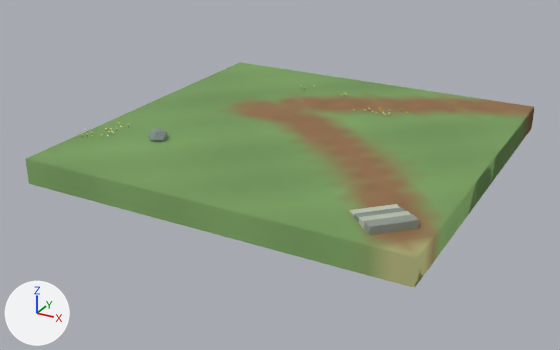
The glTF model client/public/models/chunks/0_0.glb, before and after one commit.
Camera for both pictures: a 50 mm lens placed at (41.6, -67.1, 21.7), pointed at (14.2, -17.1, -3.2). The axes (+X, +Y, +Z) are drawn at lower left. The lights are the same throughout. The older version comes first. Vertices at exactly the same position are counted once.

Objects in the first picture: 'scenery', 'terrain'.
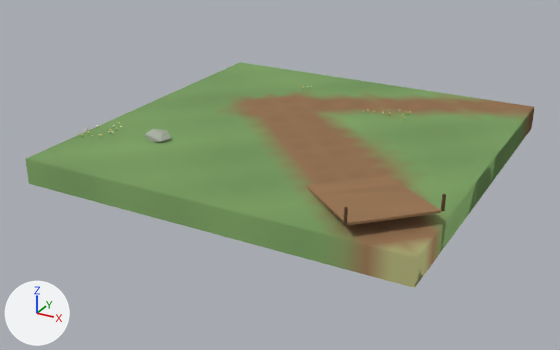
What the commit changed:
me_terrain has 521 vertices, 960 faces and spans x 0.0..30.0, y -30.0..0.0, z -2.0..0.0.
me_terrain is used by ob_terrain; location (0.0, 0.0, 0.0).
me_terrain part 1: 52 faces centred in x 8.0..29.0, y -28.0..-8.0, z 0.0 are repainted in the vertex colours; the middle colour goes from brown #90714d to brown #94704d.
me_terrain part 2: 52 faces centred in x 5.5..30.0, y -30.0..-5.5, z -1.3..0.0 are repainted in the vertex colours; the middle colour goes from green #779b5d to green #828f58.
me_terrain part 3: 28 faces centred in x 11.0..26.5, y -29.0..-14.5, z 0.0 are repainted in the vertex colours; the middle colour goes from green #7b9b5d to brown #936f4c.
me_terrain part 4: 19 faces centred in x 6.5..30.0, y -30.0..-8.0, z -1.3..0.0 are repainted in the vertex colours; the middle colour goes from green #779b5d to brown #92704d.
me_terrain part 5: 27 faces centred in x 7.0..30.0, y -29.0..-7.0, z -1.3..0.0 are repainted in the vertex colours; the middle colour goes from yellow #8b8654 to brown #94704d.
me_scenery is used by ob_scenery; location (0.0, 0.0, 0.0).
me_scenery had 1208 vertices, 1923 faces and spanned x 0.0..30.0, y -30.0..-4.4, z -0.4..0.8.
me_scenery now has 1086 vertices, 1729 faces and spans x 0.0..30.1, y -30.1..-4.7, z -0.2..2.0.
me_scenery part 6: the loose piece of 8 vertices spanning x 26.0..28.9, y -28.9..-26.0, z 0.0..0.6 is scaled about its middle by (0.0588, 0.0588, 1.96), then moved by (-1.9, -2.5, 1.2).
me_scenery part 7: the loose piece of 8 vertices spanning x 25.5..28.3, y -28.3..-25.5, z 0.0..0.4 is scaled about its middle by (0.0588, 0.0588, 2.62), then moved by (3.1, 1.4, 1.3).
me_scenery part 8: the loose piece of 12 vertices spanning x 5.2..6.8, y -23.0..-21.0, z -0.4..0.8 is rebuilt with 12 vertices and now spans x 4.8..7.2, y -22.8..-21.2, z -0.2..0.6.
me_scenery part 9: 41 loose pieces with 384 vertices, spanning x 0.9..27.7, y -27.7..-4.5, z 0.0..0.4, are deleted.
me_scenery part 10: 22 vertices added at x 20.1..29.9, y -29.9..-20.1, z -0.2..1.0.
Other edits to the shape of me_scenery do not show in these pictures.

Changed parts and their boxes [x1, y1, x2, y2] in the pictures (560 x 350 px; the box of a moved part takes in the faces that stretch with it):
'scenery', reshaped (8% wider, 7% shorter)
    before: [77, 85, 419, 235]
    after: [77, 86, 446, 225]
part 1 of me_terrain, edited (looks the same)
    both: [242, 97, 434, 240]
part 2 of me_terrain, recoloured
    both: [247, 89, 449, 279]
part 3 of me_terrain, recoloured
    both: [254, 117, 377, 245]
part 4 of me_terrain, recoloured
    both: [238, 94, 442, 275]
part 5 of me_terrain, recoloured
    both: [238, 96, 442, 247]
part 6 of me_scenery, moved or reshaped
    before: [364, 214, 419, 235]
    after: [344, 207, 348, 225]
part 7 of me_scenery, moved or reshaped
    before: [359, 211, 411, 229]
    after: [441, 194, 446, 212]
part 8 of me_scenery, rebuilt
    before: [149, 127, 167, 142]
    after: [145, 129, 171, 143]
part 9 of me_scenery, deleted
    before: [86, 86, 405, 223]
part 10 of me_scenery, added (brown)
    after: [306, 176, 441, 225]
